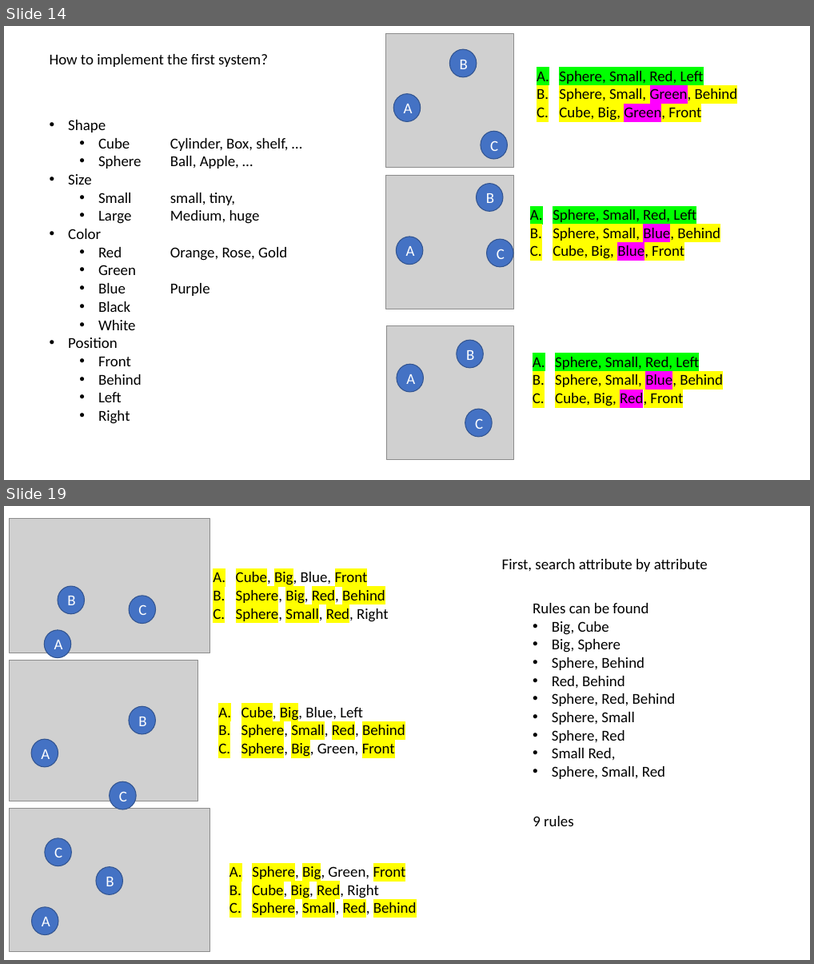
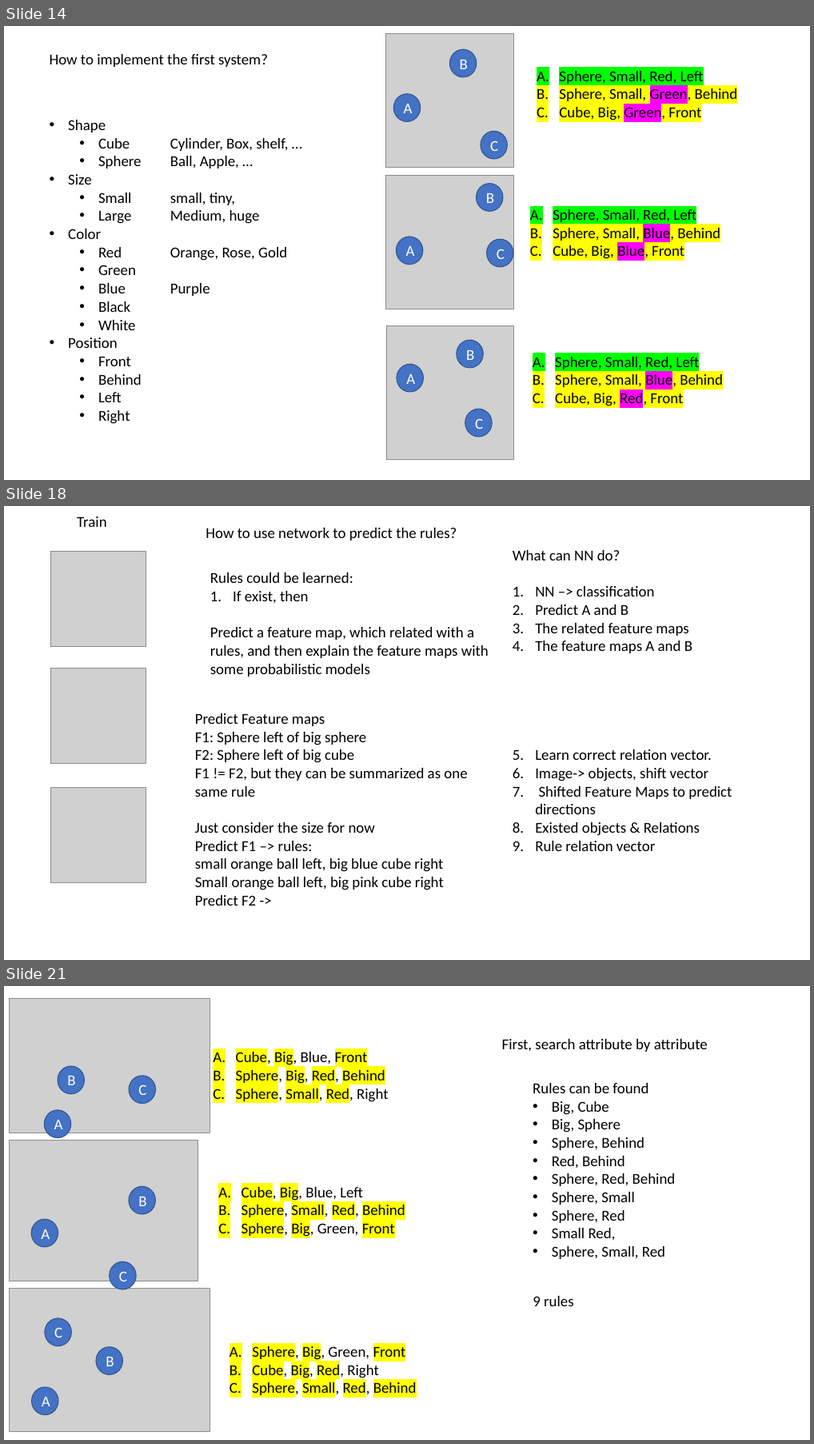
Before and after one commit to akweury/nsai_note, a slide deck: spatial_relation_vector.pptx. Shown one above the other, each under a label of ours: slides 14 and 19 before the commit, slides 14, 18 and 21 after it; the slides between them are not shown. The pictures are 814x964 and 814x1444 pixels, drawn with LibreOffice and Linux fonts; fonts in the diff are those of the drawing; grey boxes stand for pictures. Boxes give left, top, right and bottom in pixels: in the first picture for what was removed or moved away, otherwise in the second. Text is boxed around its words. In the diff, an @@ line names an element or a change of style, - is before the commit and + after.

```diff
--- a/spatial_relation_vector.pptx
+++ b/spatial_relation_vector.pptx
@@ slide 18 added at (4,506,810,960), background #FFFFFF @@
@@ text added at (77,516,107,527), 18 pt, text #000000 @@
+Train
@@ text added at (206,528,457,540), 18 pt, text #000000 @@
+How to use network to predict the rules?
@@ picture added at (50,552,146,646) @@
@@ text added at (513,550,732,851), 18 pt, text #000000 @@
+What can NN do?
+1. NN –> classification
+2. Predict A and B
+3. The related feature maps
+4. The feature maps A and B
+5. Learn correct relation vector.
+6. Image-> objects, shift vector
+7. Shifted Feature Maps to predict directions
+8. Existed objects & Relations
+9. Rule relation vector
@@ text added at (210,572,489,676), 18 pt, text #000000 @@
+Rules could be learned:
+1. If exist, then
+Predict a feature map, which related with a rules, and then explain the feature maps with some probabilistic models
@@ picture added at (50,668,146,763) @@
@@ text added at (195,713,467,905), 18 pt, text #000000 @@
+Predict Feature maps
+F1: Sphere left of big sphere
+F2: Sphere left of big cube
+F1 != F2, but they can be summarized as one same rule
+Just consider the size for now
+Predict F1 –> rules:
+small orange ball left, big blue cube right
+Small orange ball left, big pink cube right
+Predict F2 ->
@@ picture added at (50,788,146,882) @@
@@ what was slide 19 is now slide 21 @@
```
Also in this commit, not shown: 5 slides changed, 2 other slides added.
